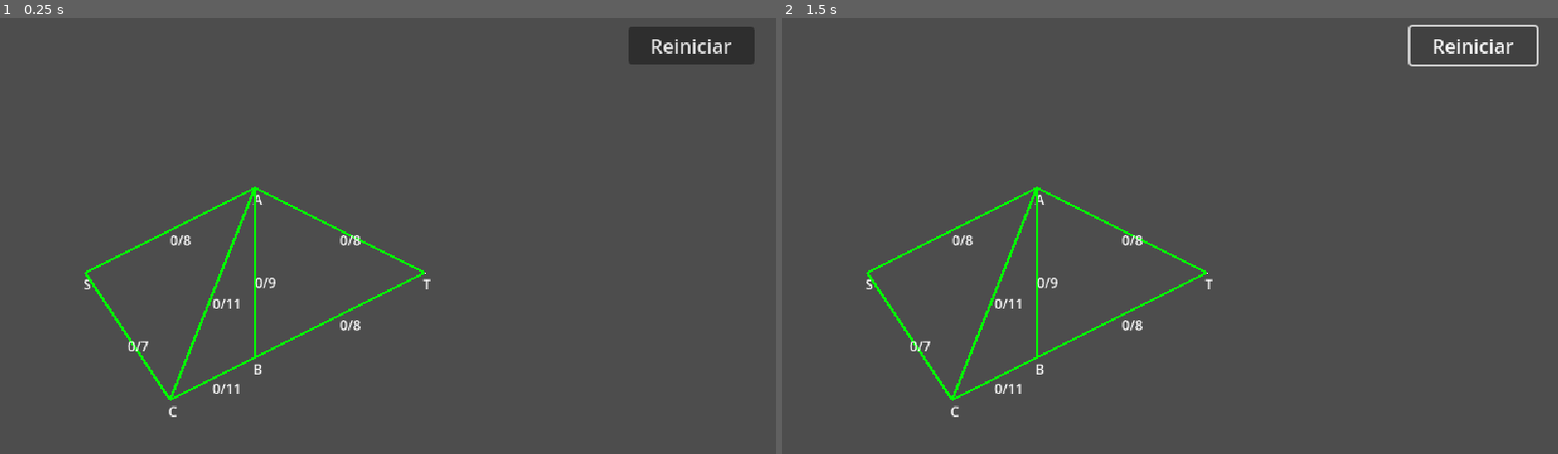
Above: before the commit, frames 1-2 (left to right).
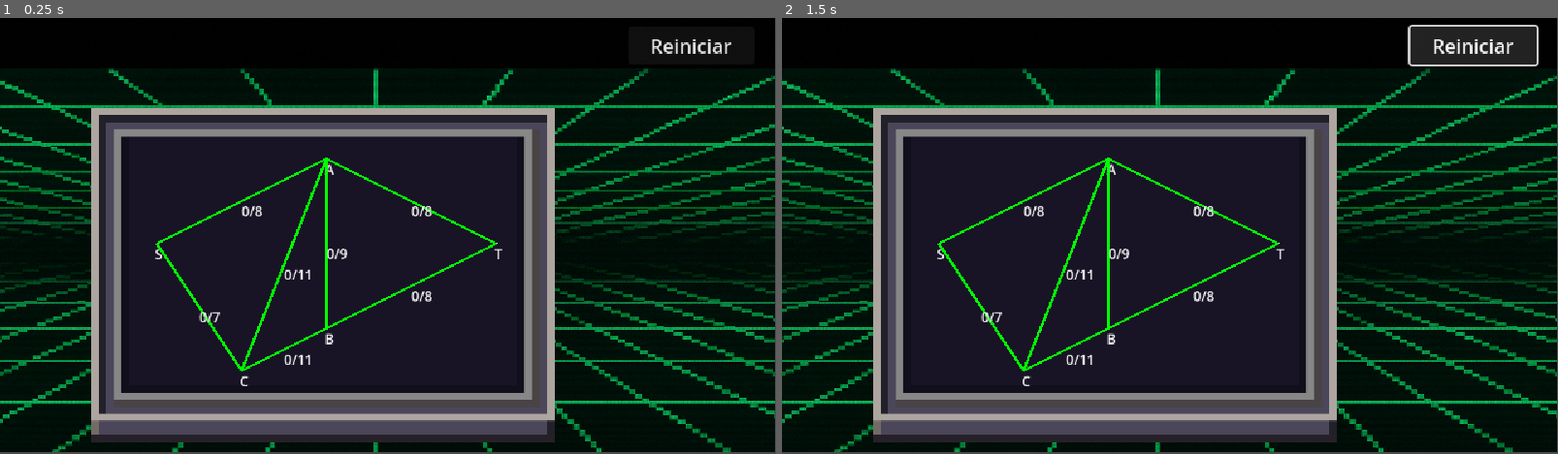
Above: after the commit, the same moments.

Repository: idpacheco/Laboratorio-2--EDD2
Game: Godot game, scene res://Mision_4/Scenes/Main.tscn
Same seed, same stepped clock (60 frames per second), same inputs: the game is played once before the commit and once after it. This scene is started directly instead of the project's main scene.
Inputs:
- Up to frame 1 (0.25 s): no input
- Up to frame 2 (1.5 s): click "Reiniciar" at 0.5 s; click "Reiniciar" at 1.25 s

The runs differ from the first frame. In frame 1, 93% of the frame differs, in the area x 0-100%, y 0-100%; in frame 2, 93%.

Commit message:
Mission 4 background

Diff:
--- a/Lab2-Datos2/Mision_4/Scenes/Main.tscn
+++ b/Lab2-Datos2/Mision_4/Scenes/Main.tscn
@@ -1,9 +1,25 @@
-[gd_scene load_steps=2 format=3 uid="uid://dt0f0bao4ofmf"]
+[gd_scene load_steps=4 format=3 uid="uid://dt0f0bao4ofmf"]
 
 [ext_resource type="Script" uid="uid://bxaj1ek6qppha" path="res://Mision_4/Scripts/main.gd" id="1_r150o"]
+[ext_resource type="Texture2D" uid="uid://unqdd6qk18lc" path="res://Mision_3/Mision 3/assets/background.png" id="2_fs4k1"]
+[ext_resource type="Texture2D" uid="uid://cf8l6frvtth45" path="res://Mision_3/Mision 3/assets/box.png" id="3_dygla"]
 
 [node name="Main" type="Node2D"]
 script = ExtResource("1_r150o")
+
+[node name="Background" type="TextureRect" parent="."]
+offset_right = 639.0
+offset_bottom = 358.0
+texture = ExtResource("2_fs4k1")
+expand_mode = 1
+
+[node name="Box" type="TextureRect" parent="."]
+offset_left = 75.0
+offset_top = 74.0
+offset_right = 457.0
+offset_bottom = 350.0
+texture = ExtResource("3_dygla")
+expand_mode = 1
 
 [node name="Button" type="Button" parent="."]
 offset_left = 518.0
@@ -13,14 +29,18 @@
 text = "Reiniciar"
 
 [node name="NodesContainer" type="Node2D" parent="."]
+position = Vector2(59, -25)
 scale = Vector2(0.7, 0.7)
 
 [node name="EdgesContainer" type="Node2D" parent="."]
+position = Vector2(59, -24)
 scale = Vector2(0.7, 0.7)
 
 [node name="MensajeFinal" type="Label" parent="."]
-offset_right = 40.0
-offset_bottom = 23.0
+offset_left = 9.0
+offset_top = 17.0
+offset_right = 49.0
+offset_bottom = 40.0
 
 [node name="CheckButtonAuto" type="CheckButton" parent="."]
 offset_left = 528.0
